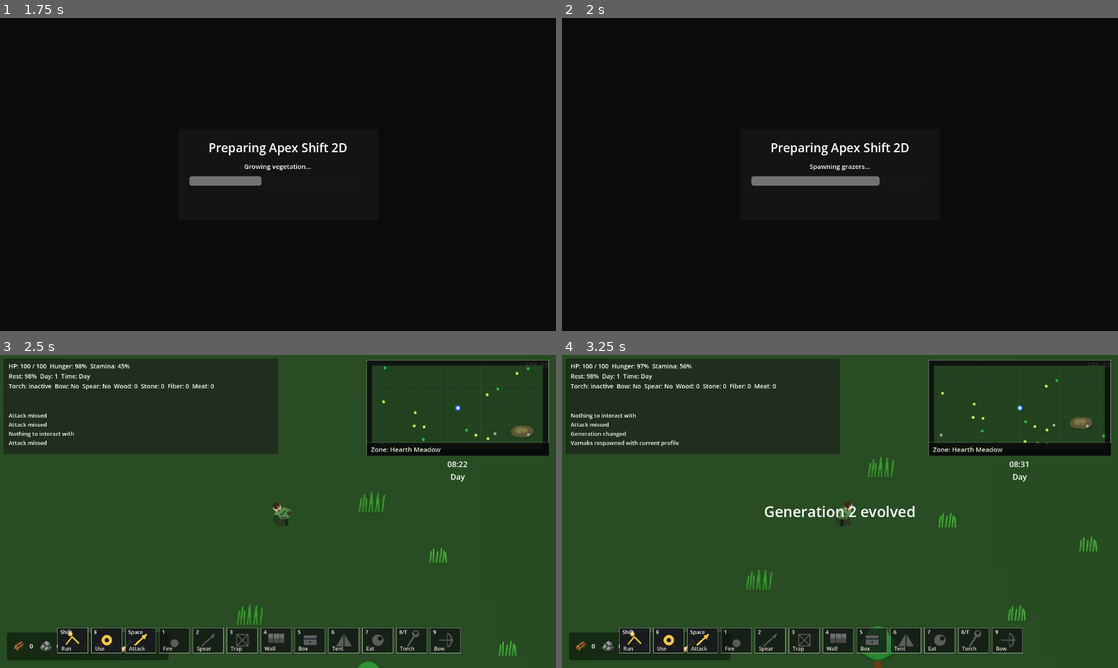
Above: before the commit, frames 1-4 (two rows, left to right).
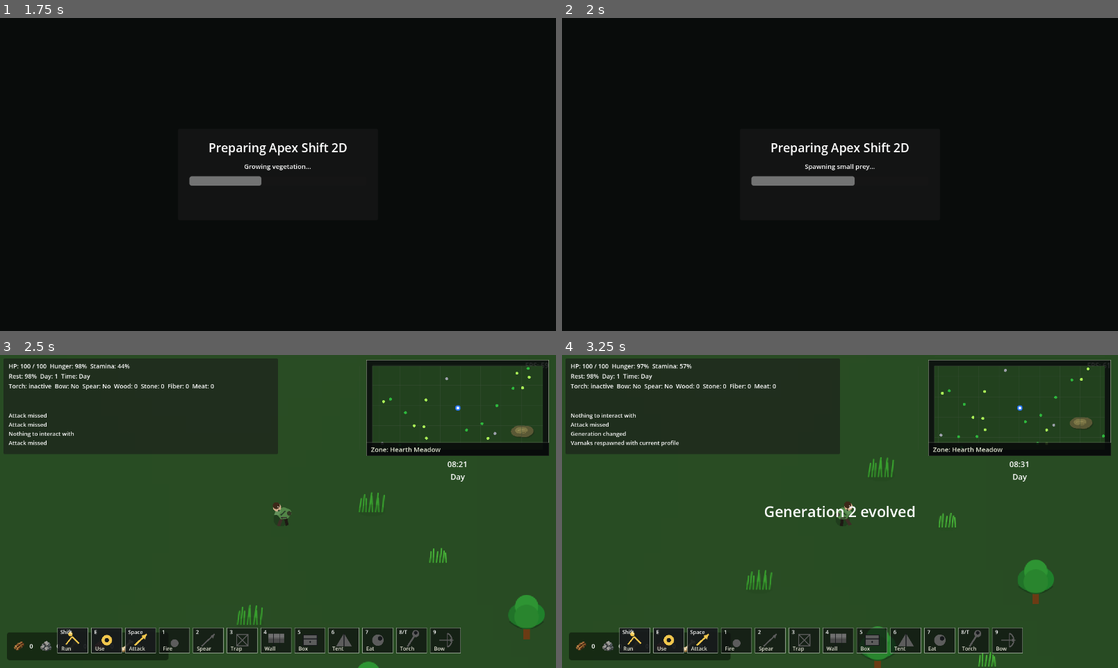
Above: after the commit, the same moments.

Repository: krisstoof/apex-shift-2d
Game: Godot game, scene res://scenes/ui/start_menu.tscn
The game is run twice, just before and just after one commit, with the same random seed, the same clock (stepped at 60 frames per second) and the same inputs.
Inputs (mouse positions are in pixels of both pictures, inside the frame that each line leads up to):
- Up to frame 1 (1.75 s): click "New Game" at 0.5 s; tap Enter at 1.25 s; move the mouse to (400, 158) at 1.27 s; hold D (move_right) from 1.28 s (still down); hold Shift from 1.28 s (still down); click (400, 158) at 1.42 s; tap Space at 1.52 s
- Up to frame 2 (2 s): keep holding D (move_right); keep holding Shift
- Up to frame 3 (2.5 s): tap Space at 2, 2.27 s; move the mouse to (166, 527) at 2.02 s; release D (move_right) at 2.03 s; release Shift at 2.03 s; hold S (move_down) from 2.03 s (still down); tap E at 2.1 s
- Up to frame 4 (3.25 s): move the mouse to (895, 442) at 2.77 s; release S (move_down) at 2.78 s; hold D (move_right) from 2.78 s (still down); tap G at 2.85 s

Frame 1 is identical in both runs. In frame 2, 0.3% of the frame differs, in the area x 43-58%, y 46-54%; in frame 3, 0.7%; in frame 4, 0.9%, in the area x 21-98%, y 2-100%.

Commit message:
feature/#139 tune resource availability and regrowth

Diff:
--- a/scripts/systems/game_balance.gd
+++ b/scripts/systems/game_balance.gd
@@ -373,7 +373,7 @@
 	},
 	"grass_regrowth_time_days": 1,
 	"bush_regrowth_time_days": 2,
-	"tree_regrowth_time_days": 3,
+	"tree_regrowth_time_days": 15,
 	"dry_bush_regrowth_time_days": 3,
 	"growth_tick_seconds": 5.0
 }
--- a/scripts/world/resource_node.gd
+++ b/scripts/world/resource_node.gd
@@ -15,7 +15,8 @@
 	"dense_grass": 7,
 	"rock": 8,
 	"meat_drop": 9,
-	"bone_drop": 10
+	"bone_drop": 10,
+	"dry_tree": 11
 }
 static var shared_resource_atlas: ImageTexture
 
@@ -95,6 +96,12 @@
 			mature_color = Color(0.16, 0.52, 0.18)
 			mature_radius = 24.0
 			food_value = float(GAME_BALANCE.ANIMAL_AI.get("tree_food_value", 0.10))
+		"dry_tree":
+			item_name = "wood"
+			mature_amount = 3
+			mature_color = Color(0.60, 0.44, 0.20)
+			mature_radius = 22.0
+			food_value = 0.0
 		"rock":
 			item_name = "stone"
 			mature_amount = 2
@@ -338,7 +345,7 @@
 	var sprite := _get_visual_sprite()
 	if sprite == null:
 		return
-	if resource_kind == "bone_drop":
+	if resource_kind == "bone_drop" or resource_kind == "dry_tree":
 		sprite.visible = false
 		sprite.texture = null
 		return
@@ -440,7 +447,7 @@
 
 func _get_regrowth_time_days() -> float:
 	match resource_kind:
-		"conifer_tree", "leafy_tree":
+		"conifer_tree", "leafy_tree", "dry_tree":
 			return float(GAME_BALANCE.RESOURCE_REGROWTH.get("tree_regrowth_time_days", 3))
 		"bush", "small_bush", "berry_bush":
 			return float(GAME_BALANCE.RESOURCE_REGROWTH.get("bush_regrowth_time_days", 2))
@@ -473,6 +480,7 @@
 	return resource_kind in [
 		"conifer_tree",
 		"leafy_tree",
+		"dry_tree",
 		"bush",
 		"dry_bush",
 		"small_bush",
@@ -504,7 +512,7 @@
 		if is_in_group(group_name):
 			remove_from_group(group_name)
 	match resource_kind:
-		"conifer_tree", "leafy_tree":
+		"conifer_tree", "leafy_tree", "dry_tree":
 			add_to_group("trees")
 			add_to_group("vegetation")
 		"bush", "dry_bush", "small_bush", "berry_bush":
@@ -544,7 +552,7 @@
 
 func _get_biomass_impact() -> float:
 	match resource_kind:
-		"conifer_tree", "leafy_tree":
+		"conifer_tree", "leafy_tree", "dry_tree":
 			return float(GAME_BALANCE.ECOSYSTEM["tree_biomass_impact"])
 		"bush":
 			return float(GAME_BALANCE.ECOSYSTEM["bush_biomass_impact"])
@@ -563,6 +571,8 @@
 	match resource_kind:
 		"conifer_tree", "leafy_tree":
 			return float(GAME_BALANCE.ANIMAL_AI.get("tree_food_value", 0.10))
+		"dry_tree":
+			return 0.0
 		"bush":
 			return float(GAME_BALANCE.ANIMAL_AI.get("bush_food_value", 0.45))
 		"dry_bush":
@@ -627,6 +637,8 @@
 			_draw_conifer_tree()
 		"leafy_tree":
 			_draw_leafy_tree()
+		"dry_tree":
+			_draw_dry_tree()
 		"bush":
 			_draw_bush()
 		"dry_bush":
@@ -652,7 +664,7 @@
 
 func _draw_depleted_plant() -> void:
 	match resource_kind:
-		"conifer_tree", "leafy_tree":
+		"conifer_tree", "leafy_tree", "dry_tree":
 			draw_rect(Rect2(-5, -2, 10, 14), Color(0.34, 0.19, 0.09), true)
 			draw_circle(Vector2.ZERO, 13.0, Color(0.17, 0.11, 0.06, 0.26))
 		"bush", "dry_bush", "small_bush", "berry_bush":
@@ -683,6 +695,19 @@
 	draw_arc(Vector2.ZERO, 26.0, -PI, 0.0, 16, Color(0.06, 0.18, 0.08, 0.45), 2.0)
 
 
+func _draw_dry_tree() -> void:
+	var trunk_color := Color(0.55, 0.39, 0.18)
+	var branch_color := Color(0.68, 0.49, 0.26)
+	draw_rect(Rect2(-4, 3, 8, 25), trunk_color, true)
+	draw_line(Vector2(0, 10), Vector2(-20, -8), branch_color, 3.0)
+	draw_line(Vector2(0, 14), Vector2(20, -7), branch_color, 3.0)
+	draw_line(Vector2(-2, 2), Vector2(-14, -16), branch_color.darkened(0.08), 2.4)
+	draw_line(Vector2(2, 6), Vector2(14, -18), branch_color.darkened(0.08), 2.4)
+	draw_circle(Vector2(-10, -8), 8.0, Color(0.52, 0.36, 0.18, 0.30))
+	draw_circle(Vector2(10, -9), 7.0, Color(0.58, 0.41, 0.20, 0.24))
+	draw_circle(Vector2(0, -18), 10.0, Color(0.62, 0.45, 0.24, 0.18))
+
+
 func _draw_bush() -> void:
 	draw_circle(Vector2(-10, 4), 12.0, Color(0.31, 0.70, 0.22))
 	draw_circle(Vector2(2, -4), 14.0, Color(0.43, 0.86, 0.25))
--- a/scripts/world/world.gd
+++ b/scripts/world/world.gd
@@ -82,6 +82,7 @@
 const PLANT_RESOURCE_KINDS := [
 	"conifer_tree",
 	"leafy_tree",
+	"dry_tree",
 	"bush",
 	"dry_bush",
 	"small_bush",
@@ -1049,6 +1050,7 @@
 
 	await _spawn_resource_kind("conifer_tree", conifer_count, used_positions, player_position)
 	await _spawn_resource_kind("leafy_tree", leafy_count, used_positions, player_position)
+	await _spawn_resource_kind("dry_tree", int(ceil(float(WORLD_CONFIG.TREE_COUNT) * 0.10)), used_positions, player_position)
 	await _spawn_resource_kind("rock", WORLD_CONFIG.ROCK_COUNT, used_positions, player_position)
 	await _spawn_resource_kind("bush", green_bush_count, used_positions, player_position)
 	await _spawn_resource_kind("dry_bush", dry_bush_count, used_positions, player_position)
@@ -1475,12 +1477,20 @@
 
 func _get_biome_resource_weight(biome: Dictionary, resource_kind: String) -> float:
 	match resource_kind:
-		"tree", "conifer_tree", "leafy_tree":
-			return float(biome.get("tree_weight", 0.0))
+		"tree", "conifer_tree":
+			return float(biome.get("conifer_tree_weight", biome.get("tree_weight", 0.0)))
+		"leafy_tree":
+			return float(biome.get("leafy_tree_weight", biome.get("tree_weight", 0.0)))
+		"dry_tree":
+			return float(biome.get("dry_tree_weight", biome.get("tree_weight", 0.0)))
 		"rock":
 			return float(biome.get("rock_weight", 0.0))
-		"bush", "dry_bush", "small_bush", "berry_bush":
+		"bush", "small_bush":
 			return float(biome.get("bush_weight", 0.0))
+		"dry_bush":
+			return float(biome.get("dry_bush_weight", biome.get("bush_weight", 0.0)))
+		"berry_bush":
+			return float(biome.get("berry_bush_weight", biome.get("bush_weight", 0.0)))
 		"grass_patch", "dense_grass":
 			return float(biome.get("grass_weight", 0.0))
 		_:
@@ -1886,9 +1896,11 @@
 func _get_base_resource_count(resource_kind: String) -> int:
 	match resource_kind:
 		"conifer_tree":
-			return int(ceil(float(WORLD_CONFIG.TREE_COUNT) * 0.6))
+			return int(ceil(float(WORLD_CONFIG.TREE_COUNT) * 0.50))
 		"leafy_tree":
-			return WORLD_CONFIG.TREE_COUNT - int(ceil(float(WORLD_CONFIG.TREE_COUNT) * 0.6))
+			return WORLD_CONFIG.TREE_COUNT - int(ceil(float(WORLD_CONFIG.TREE_COUNT) * 0.50)) - int(ceil(float(WORLD_CONFIG.TREE_COUNT) * 0.10))
+		"dry_tree":
+			return int(ceil(float(WORLD_CONFIG.TREE_COUNT) * 0.10))
 		"bush":
 			return WORLD_CONFIG.BUSH_COUNT - int(ceil(float(WORLD_CONFIG.BUSH_COUNT) * 0.35))
 		"dry_bush":
--- a/scripts/world/world_config.gd
+++ b/scripts/world/world_config.gd
@@ -180,8 +180,13 @@
 		],
 		"color": Color(0.10, 0.24, 0.13),
 		"tree_weight": 7.0,
+		"conifer_tree_weight": 8.0,
+		"leafy_tree_weight": 1.0,
+		"dry_tree_weight": 0.2,
 		"rock_weight": 1.0,
 		"bush_weight": 3.0,
+		"berry_bush_weight": 6.0,
+		"dry_bush_weight": 0.8,
 		"grass_weight": 5.0,
 		"landmark_weights": {
 			"hill": 0.08,
@@ -207,8 +212,13 @@
 		],
 		"color": Color(0.22, 0.25, 0.23),
 		"tree_weight": 1.0,
+		"conifer_tree_weight": 1.4,
+		"leafy_tree_weight": 0.3,
+		"dry_tree_weight": 0.2,
 		"rock_weight": 7.0,
 		"bush_weight": 1.0,
+		"dry_bush_weight": 4.0,
+		"berry_bush_weight": 0.3,
 		"grass_weight": 1.0,
 		"landmark_weights": {
 			"hill": 1.85,
@@ -236,8 +246,13 @@
 		],
 		"color": Color(0.16, 0.30, 0.14),
 		"tree_weight": 3.0,
+		"conifer_tree_weight": 1.0,
+		"leafy_tree_weight": 5.0,
+		"dry_tree_weight": 0.4,
 		"rock_weight": 2.0,
 		"bush_weight": 4.0,
+		"dry_bush_weight": 1.4,
+		"berry_bush_weight": 2.5,
 		"grass_weight": 7.0,
 		"landmark_weights": {
 			"hill": 0.95,
@@ -260,8 +275,13 @@
 		],
 		"color": Color(0.20, 0.34, 0.12),
 		"tree_weight": 2.0,
+		"conifer_tree_weight": 3.5,
+		"leafy_tree_weight": 0.2,
+		"dry_tree_weight": 0.6,
 		"rock_weight": 1.0,
 		"bush_weight": 7.0,
+		"dry_bush_weight": 8.0,
+		"berry_bush_weight": 0.9,
 		"grass_weight": 6.0,
 		"landmark_weights": {
 			"hill": 0.10,
@@ -289,8 +309,13 @@
 		],
 		"color": Color(0.26, 0.18, 0.13),
 		"tree_weight": 3.0,
+		"conifer_tree_weight": 0.4,
+		"leafy_tree_weight": 0.2,
+		"dry_tree_weight": 5.0,
 		"rock_weight": 4.0,
 		"bush_weight": 2.0,
+		"dry_bush_weight": 6.5,
+		"berry_bush_weight": 0.2,
 		"grass_weight": 2.0,
 		"landmark_weights": {
 			"hill": 1.60,
--- a/tests/unit/test_resource_node.gd
+++ b/tests/unit/test_resource_node.gd
@@ -34,6 +34,7 @@
 	_test_resource_node_restore_defaults_render_only_for_legacy_saves(failures)
 	_test_resource_node_syncs_collision_radius_with_growth(failures)
 	_test_resource_node_uses_shared_atlas_and_depleted_region(failures)
+	_test_resource_node_renders_and_regrows_dry_tree(failures)
 	_test_resource_node_renders_bone_drop_through_custom_draw(failures)
 	_test_resource_node_emits_bone_collected_for_bone_drop(failures)
 	_test_resource_node_reports_inventory_full_when_pickup_does_not_fit(failures)
@@ -184,6 +185,16 @@
 	resource.free()
 
 
+func _test_resource_node_renders_and_regrows_dry_tree(failures: Array[String]) -> void:
+	var resource := RESOURCE_NODE_SCENE.instantiate()
+	resource.call("setup", "dry_tree")
+	TEST_UTILS.expect_equal(str(resource.get("item_name")), "wood", failures, "Dry trees should still provide wood")
+	TEST_UTILS.expect_equal(resource.get("is_edible_by_herbivores") == true, false, failures, "Dry trees should not be herbivore food")
+	TEST_UTILS.expect_equal(float(resource.get("food_value")), 0.0, failures, "Dry trees should not expose a food value")
+	TEST_UTILS.expect_equal(int(resource.call("_get_regrowth_time_days")), 15, failures, "Dry trees should inherit the slowed tree regrowth")
+	resource.free()
+
+
 func _test_resource_node_emits_bone_collected_for_bone_drop(failures: Array[String]) -> void:
 	var tree := Engine.get_main_loop() as SceneTree
 	var previous_event_bus := tree.root.get_node_or_null("EventBus")
--- a/tests/unit/test_world.gd
+++ b/tests/unit/test_world.gd
@@ -211,6 +211,7 @@
 	_test_terrain_speed_multiplier_changes_in_water(failures)
 	_test_landmark_save_data_round_trip_vectors(failures)
 	_test_world_save_data_includes_seed_and_landmark_fields(failures)
+	_test_biome_resource_weights_match_target_character(failures)
 	_test_varnak_first_week_curve_limits_population_and_spawn(failures)
 	_test_biomes_have_sample_texture_assets(failures)
 	_test_biome_terrain_accent_layout_is_dense_and_inside_biome(failures)
@@ -298,6 +299,20 @@
 	TEST_UTILS.expect_equal(int(world.call("_get_varnak_target_count", 7)), 6, failures, "Day 7 should reach the first-week cap")
 	TEST_UTILS.expect_equal(int(world.call("_get_varnak_target_count", 99)), 8, failures, "Varnak population target should respect the hard maximum")
 	world.free()
+
+
+func _test_biome_resource_weights_match_target_character(failures: Array[String]) -> void:
+	var westwood := Dictionary(WORLD_CONFIG.get_biome_zones()[0])
+	var stoneback := Dictionary(WORLD_CONFIG.get_biome_zones()[1])
+	var hearth := Dictionary(WORLD_CONFIG.get_biome_zones()[2])
+	var south := Dictionary(WORLD_CONFIG.get_biome_zones()[3])
+	var redfang := Dictionary(WORLD_CONFIG.get_biome_zones()[4])
+	TEST_UTILS.expect(float(westwood.get("conifer_tree_weight", 0.0)) > float(westwood.get("leafy_tree_weight", 0.0)), failures, "Westwood should favor conifer trees")
+	TEST_UTILS.expect(float(westwood.get("berry_bush_weight", 0.0)) > float(south.get("berry_bush_weight", 0.0)), failures, "Westwood should favor berries over South Thicket")
+	TEST_UTILS.expect(float(hearth.get("leafy_tree_weight", 0.0)) > float(hearth.get("conifer_tree_weight", 0.0)), failures, "Hearth Watch should favor leafy trees")
+	TEST_UTILS.expect(float(stoneback.get("dry_bush_weight", 0.0)) > float(stoneback.get("berry_bush_weight", 0.0)), failures, "Stoneback should favor dry bushes over berries")
+	TEST_UTILS.expect(float(redfang.get("dry_tree_weight", 0.0)) > float(redfang.get("leafy_tree_weight", 0.0)), failures, "Redfang should favor dry trees")
+	TEST_UTILS.expect(float(redfang.get("dry_bush_weight", 0.0)) > float(redfang.get("berry_bush_weight", 0.0)), failures, "Redfang should favor dry bushes over berries")
 
 
 func _test_varnak_spawn_chance_scales_with_day_and_caps(failures: Array[String]) -> void:
